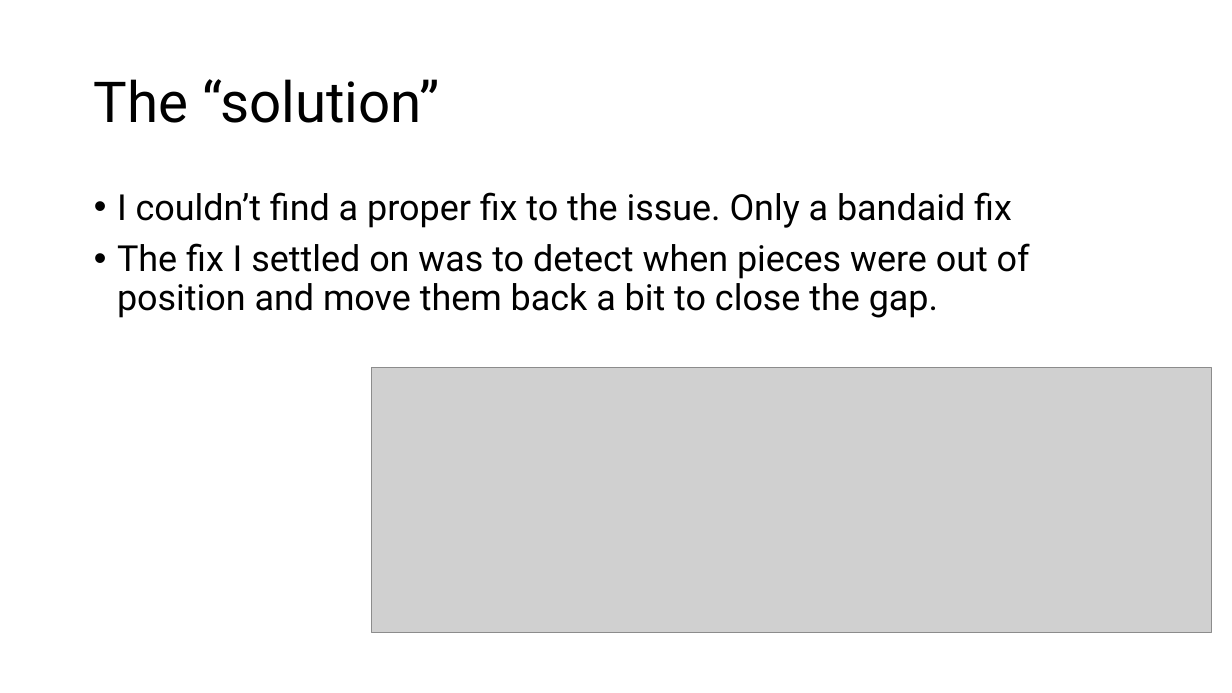
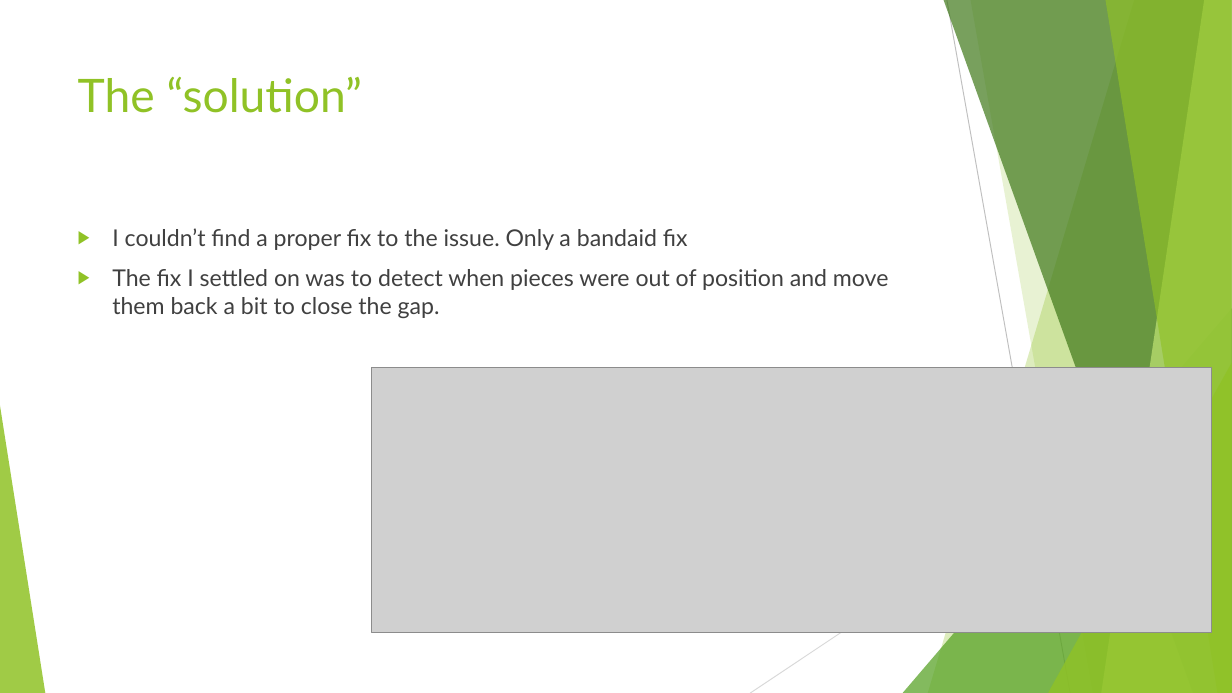
Before and after one commit to Theo-Bradley/TileGame, a slide deck: slide 6 of Presentation.pptx. Drawn at 1232x693 pixels with LibreOffice and Linux fonts; fonts in the diff are those of the drawing; grey boxes stand for pictures. Boxes give left, top, right and bottom in pixels: in the first picture for what was removed or moved away, otherwise in the second. Text is boxed around its words. In the diff, an @@ line names an element or a change of style, - is before the commit and + after.

```diff
--- a/Presentation.pptx
+++ b/Presentation.pptx
@@ title "The “solution”": place and size @@
-title "The “solution”" at [94,79,440,123]
+title "The “solution”" at [78,77,363,113]
@@ title "The “solution”" at [78,77,363,113]: size 44 to 36 pt, font Roboto to Lato, text colour #000000 to #90C226; line spacing 0.9 to 1; vertical alignment middle to top @@
@@ text "I couldn’t find a proper ...": place and size @@
-text "I couldn’t find a proper ..." at [117,192,1030,318]
+text "I couldn’t find a proper ..." at [112,228,889,318]
@@ text "I couldn’t find a proper ..." at [112,228,889,318]: size 28 to 18 pt, font Roboto to Lato, text colour #000000 to #404040; bullet • to ▶; line spacing 0.9 to 1 @@
@@ group added at [0,0,1232,693]: 5 freeform shapes, 3 triangles, 2 lines @@
```
Also in this commit, not shown: 6 other slides changed, 1 slide added, 1 slide removed, 50 other files.
